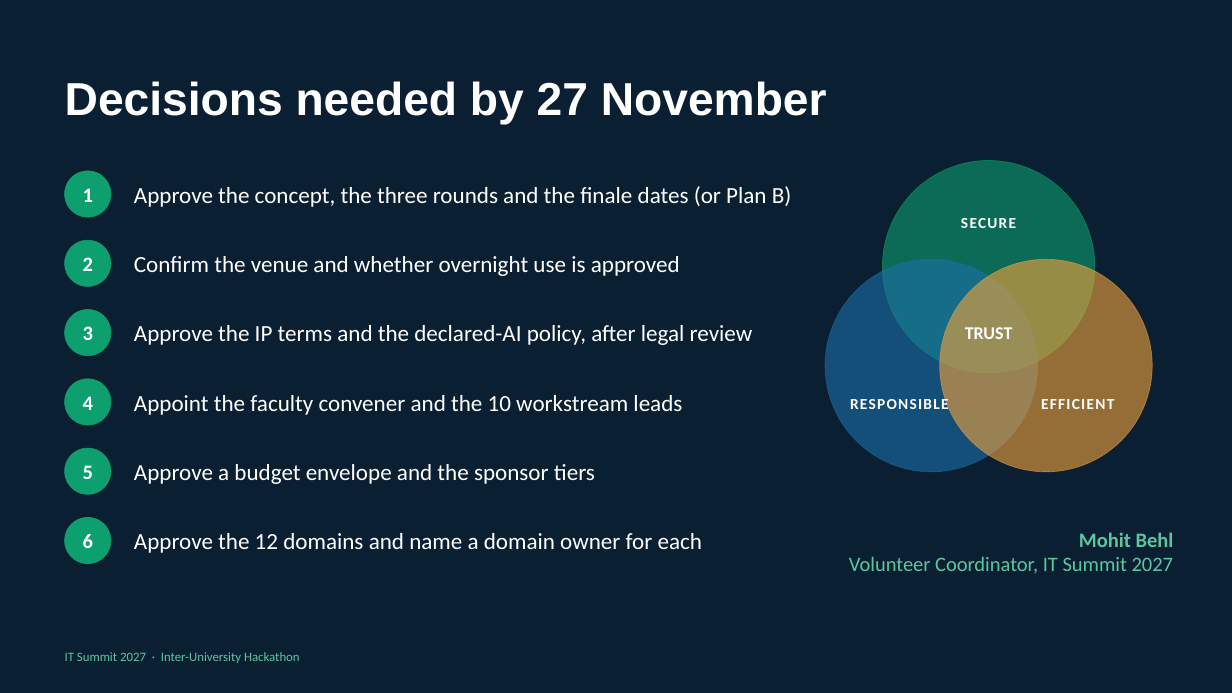
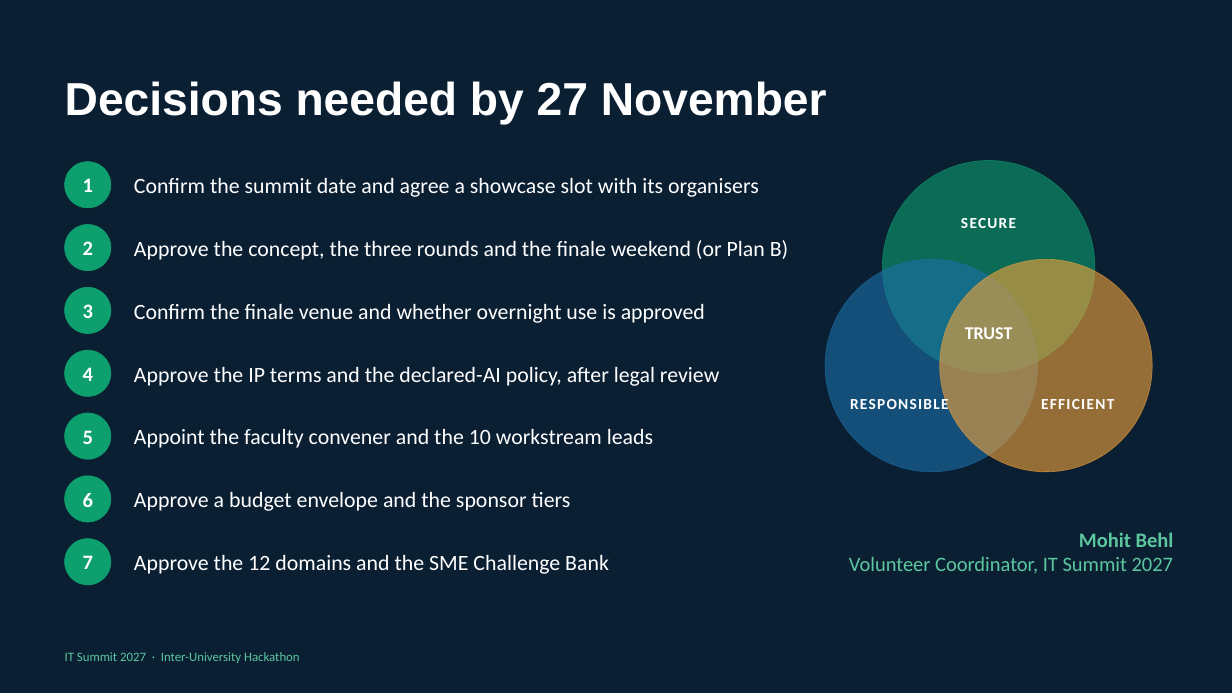
Before and after one commit to behlmohit30-pixel/ckaPrep01, a slide deck: slide 19 of it-summit-2027/IT_Summit_2027_Hackathon_Proposal.pptx (slide 18 before the commit). Drawn at 1232x693 pixels with LibreOffice and Linux fonts; fonts in the diff are those of the drawing. Boxes give left, top, right and bottom in pixels: in the first picture for what was removed or moved away, otherwise in the second. Text is boxed around its words. In the diff, an @@ line names an element or a change of style, - is before the commit and + after.

```diff
--- a/it-summit-2027/IT_Summit_2027_Hackathon_Proposal.pptx
+++ b/it-summit-2027/IT_Summit_2027_Hackathon_Proposal.pptx
@@ text "1": place and size @@
-text "1" at [83, 188, 93, 202]
+text "1" at [83, 178, 93, 192]
@@ ellipse: place and size @@
-ellipse at [65, 171, 111, 217]
+ellipse at [65, 162, 111, 208]
@@ text added at [134, 178, 759, 197], 17 pt, text #FFFFFF @@
+Confirm the summit date and agree a showcase slot with its organisers
@@ text "2": place and size @@
-text "2" at [83, 257, 93, 271]
+text "2" at [83, 241, 93, 255]
@@ ellipse: place and size @@
-ellipse at [65, 240, 111, 287]
+ellipse at [65, 225, 111, 271]
@@ text at [134, 240, 788, 260]: text changed; size 18 to 17 pt @@
-Approve the concept, the three rounds and the finale dates (or Plan B)
+Approve the concept, the three rounds and the finale weekend (or Plan B)
@@ text "3": place and size @@
-text "3" at [83, 326, 93, 340]
+text "3" at [83, 304, 93, 318]
@@ ellipse: place and size @@
-ellipse at [65, 310, 111, 356]
+ellipse at [65, 287, 111, 334]
@@ text at [134, 304, 705, 323]: text changed; size 18 to 17 pt @@
-Confirm the venue and whether overnight use is approved
+Confirm the finale venue and whether overnight use is approved
@@ text "4": place and size @@
-text "4" at [83, 396, 93, 410]
+text "4" at [83, 367, 93, 381]
@@ ellipse: place and size @@
-ellipse at [65, 379, 111, 425]
+ellipse at [65, 350, 111, 396]
@@ size 18 to 17 pt in 3 elements at [134, 492, 571, 511], [134, 429, 653, 448], [134, 367, 719, 386] @@
@@ text "Approve the IP terms and ...": place and size @@
-text "Approve the IP terms and ..." at [134, 325, 753, 345]
+text "Approve the IP terms and ..." at [134, 367, 719, 386]
@@ text "5": place and size @@
-text "5" at [83, 465, 93, 479]
+text "5" at [83, 430, 93, 444]
@@ ellipse added at [65, 413, 111, 459], fill #0E9F6E, outline #0E9F6E 0.5 pt @@
@@ text "Appoint the faculty convener and ...": place and size @@
-text "Appoint the faculty convener and ..." at [134, 395, 682, 415]
+text "Appoint the faculty convener and ..." at [134, 429, 653, 448]
@@ text "6": place and size @@
-text "6" at [83, 534, 93, 548]
+text "6" at [83, 493, 93, 507]
@@ ellipse: place and size @@
-ellipse at [65, 448, 111, 494]
+ellipse at [65, 476, 111, 522]
@@ text "Approve a budget envelope and ...": place and size @@
-text "Approve a budget envelope and ..." at [134, 464, 595, 484]
+text "Approve a budget envelope and ..." at [134, 492, 571, 511]
@@ ellipse: place and size @@
-ellipse at [65, 518, 111, 564]
+ellipse at [65, 539, 111, 585]
@@ text added at [83, 555, 93, 569], 16 pt, text #FFFFFF, bold @@
+7
@@ text at [134, 555, 609, 574]: text changed; size 18 to 17 pt @@
-Approve the 12 domains and name a domain owner for each
+Approve the 12 domains and the SME Challenge Bank
```
Also in this commit, not shown: 11 other slides changed, 1 slide added, 5 other files.
